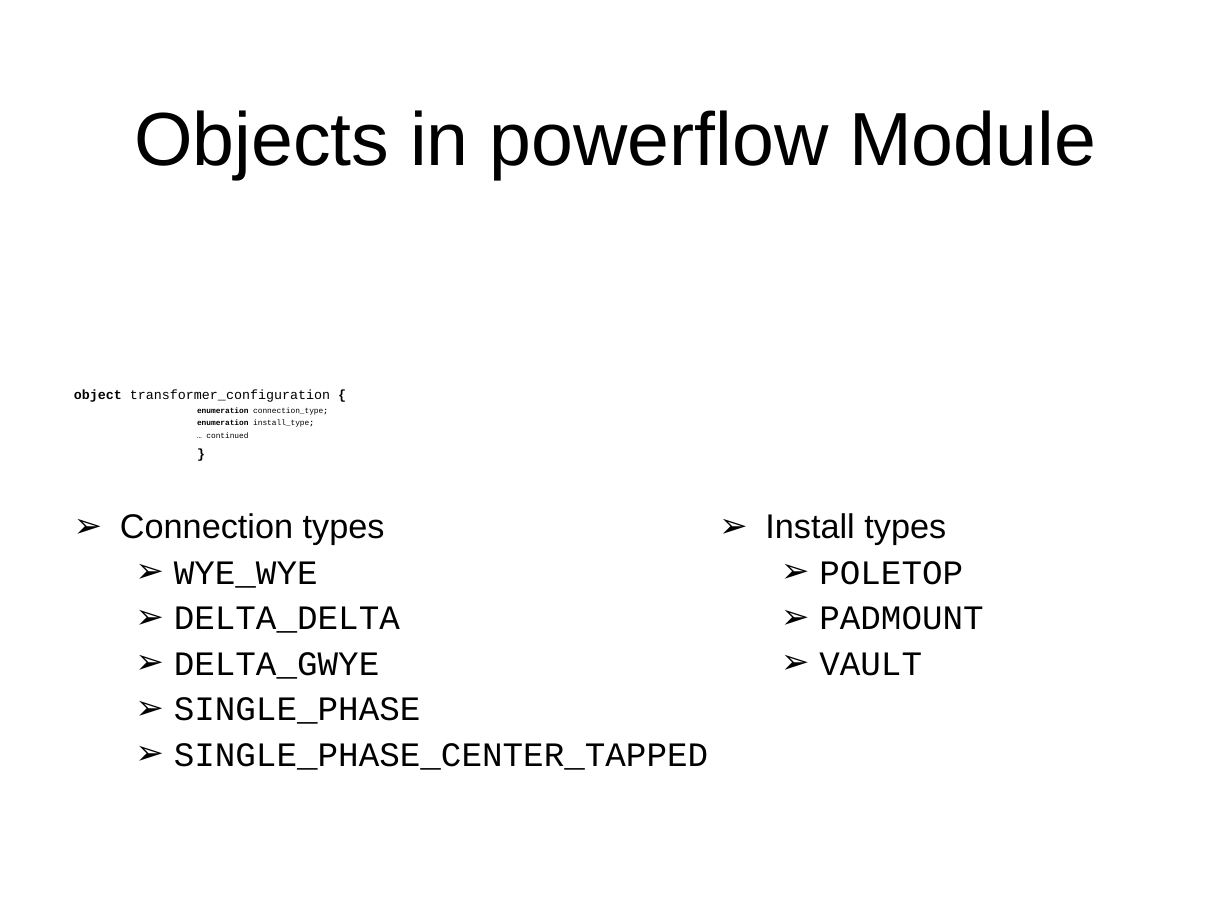
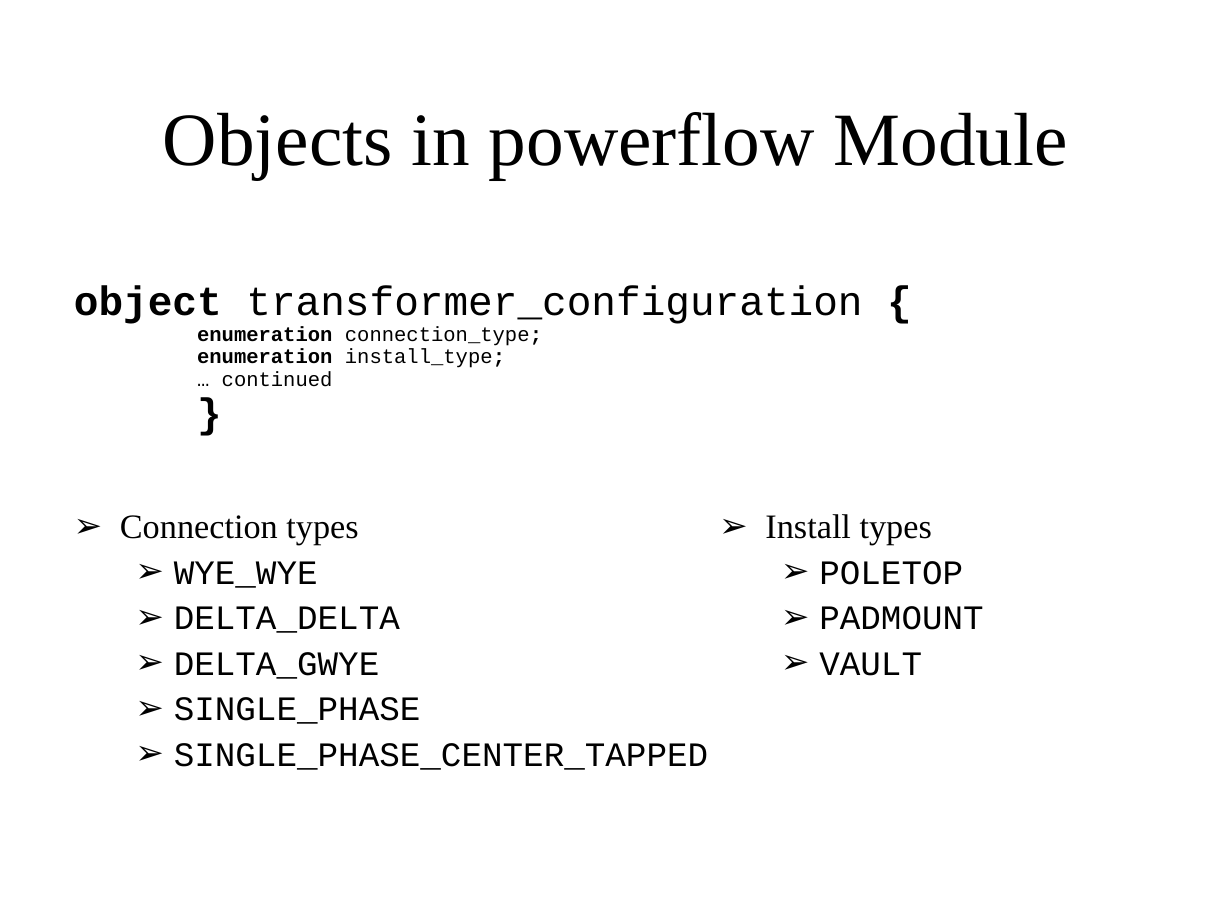
Before and after one commit to gridlab-d/course, a slide deck: slide 68 of FourDayCourse/4.1 - Powerflow Module.ppt (slide 43 before the commit). Drawn at 1232x924 pixels with LibreOffice and Linux fonts; fonts in the diff are those of the drawing; background and template pictures are left out. Boxes give left, top, right and bottom in pixels: in the first picture for what was removed or moved away, otherwise in the second. Text is boxed around its words. In the diff, an @@ line names an element or a change of style, - is before the commit and + after.

```diff
--- a/FourDayCourse/4.1 - Powerflow Module.ppt
+++ b/FourDayCourse/4.1 - Powerflow Module.ppt
@@ title "Objects in powerflow Module" at [163, 112, 1068, 180]: font Arial to Times New Roman @@
@@ text "object transformer_configuration {" at [74, 285, 862, 387]: size 7.8 to 24 pt in "object transformer_configuration {", "}"; size 4.5 to 12 pt in "enumeration connection_type;", "enumeration install_type;", "… continued" @@
@@ text at [120, 515, 358, 545]: font Arial to Times New Roman in "Connection types" @@
@@ text at [765, 514, 932, 545]: font Arial to Times New Roman in "Install types" @@
```
Also in this commit, not shown: 62 other slides changed, 17 slides added, 9 slides removed.
